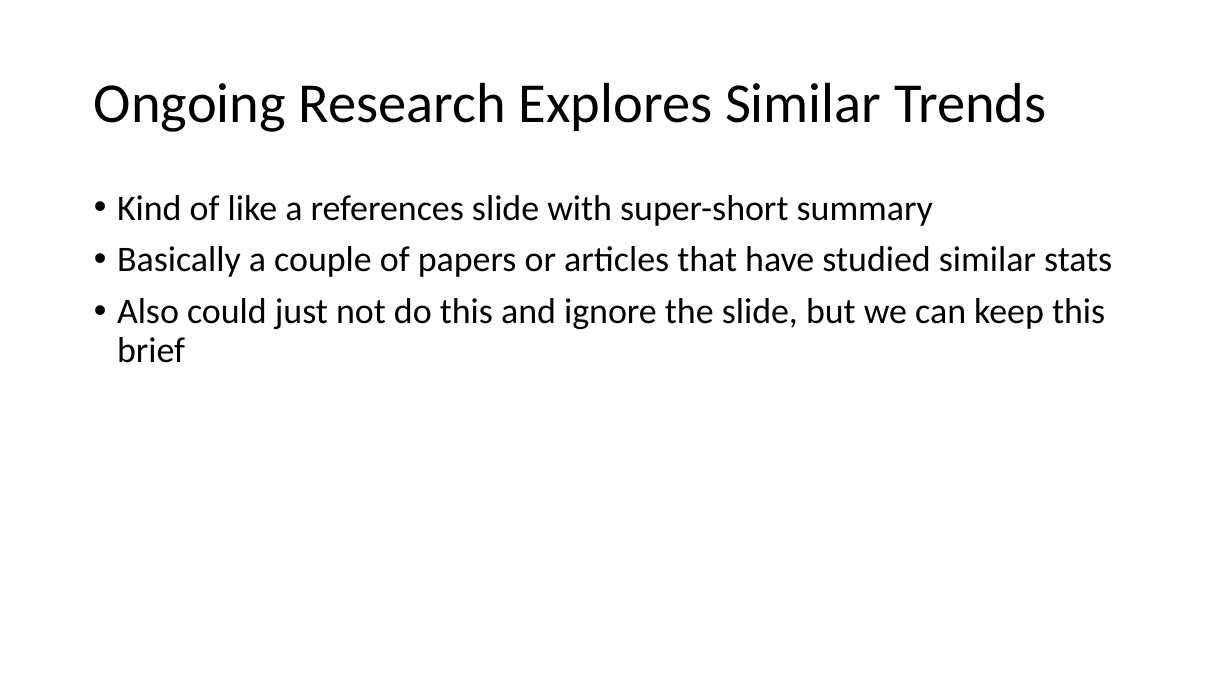
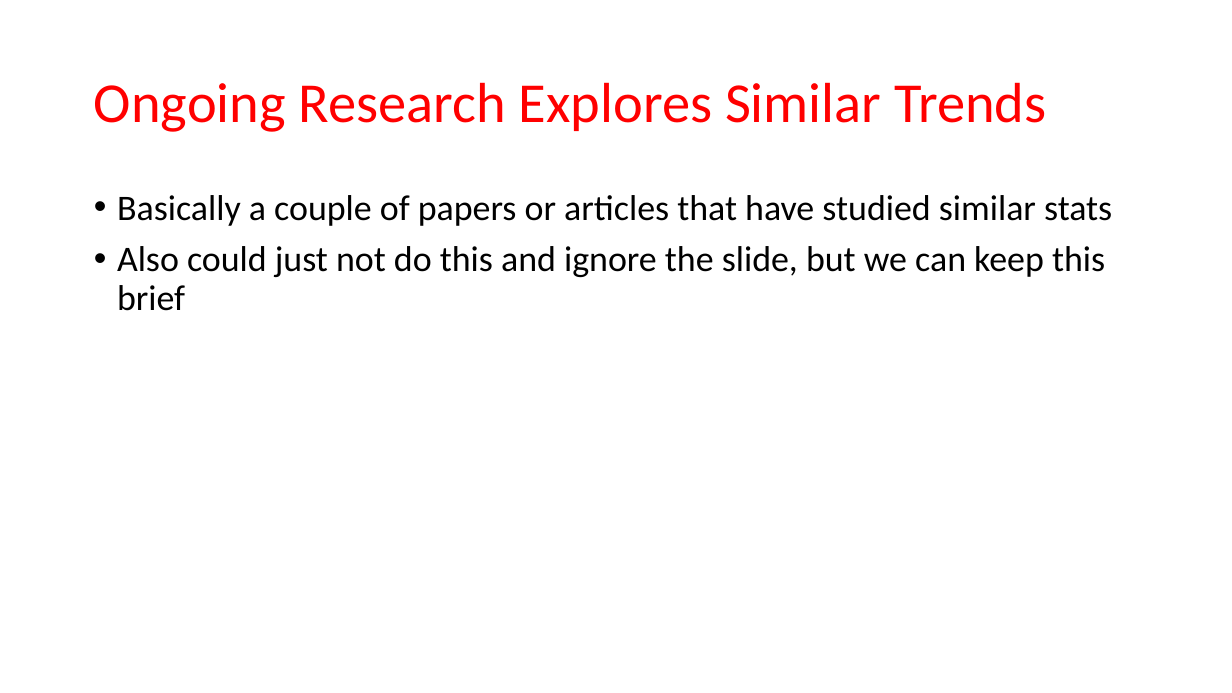
Before and after one commit to MatthewCodes/557_Final_Project, a slide deck: slide 14 of Presentation/Final Presentation.pptx (slide 12 before the commit). Drawn at 1232x693 pixels with LibreOffice and Linux fonts; fonts in the diff are those of the drawing. Boxes give left, top, right and bottom in pixels: in the first picture for what was removed or moved away, otherwise in the second. Text is boxed around its words. In the diff, an @@ line names an element or a change of style, - is before the commit and + after.

```diff
--- a/Presentation/Final Presentation.pptx
+++ b/Presentation/Final Presentation.pptx
@@ title "Ongoing Research Explores Similar Trends" at [94, 82, 1046, 132]: text colour #000000 to #FF0000 @@
@@ text at [117, 195, 933, 226]: paragraph removed @@
-• Kind of like a references slide with super-short summary
```
Also in this commit, not shown: 11 other slides changed, 2 slides added.
